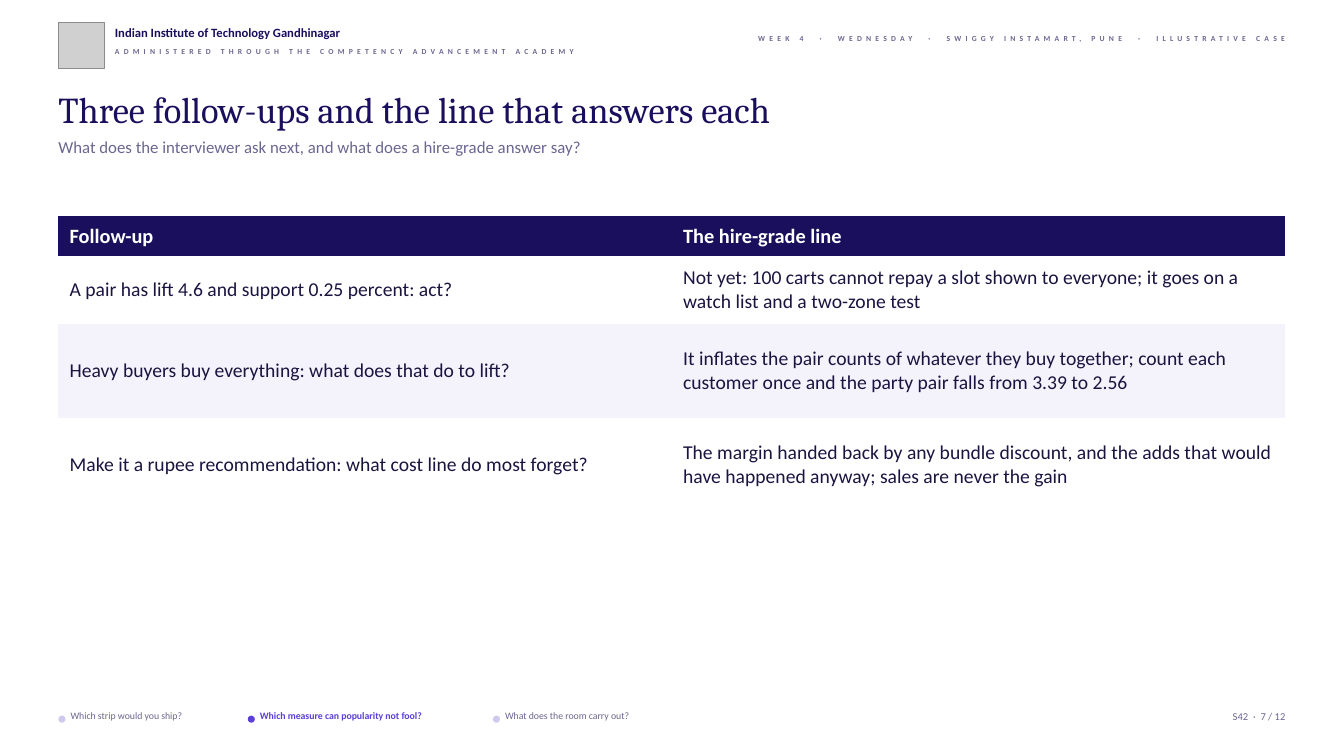
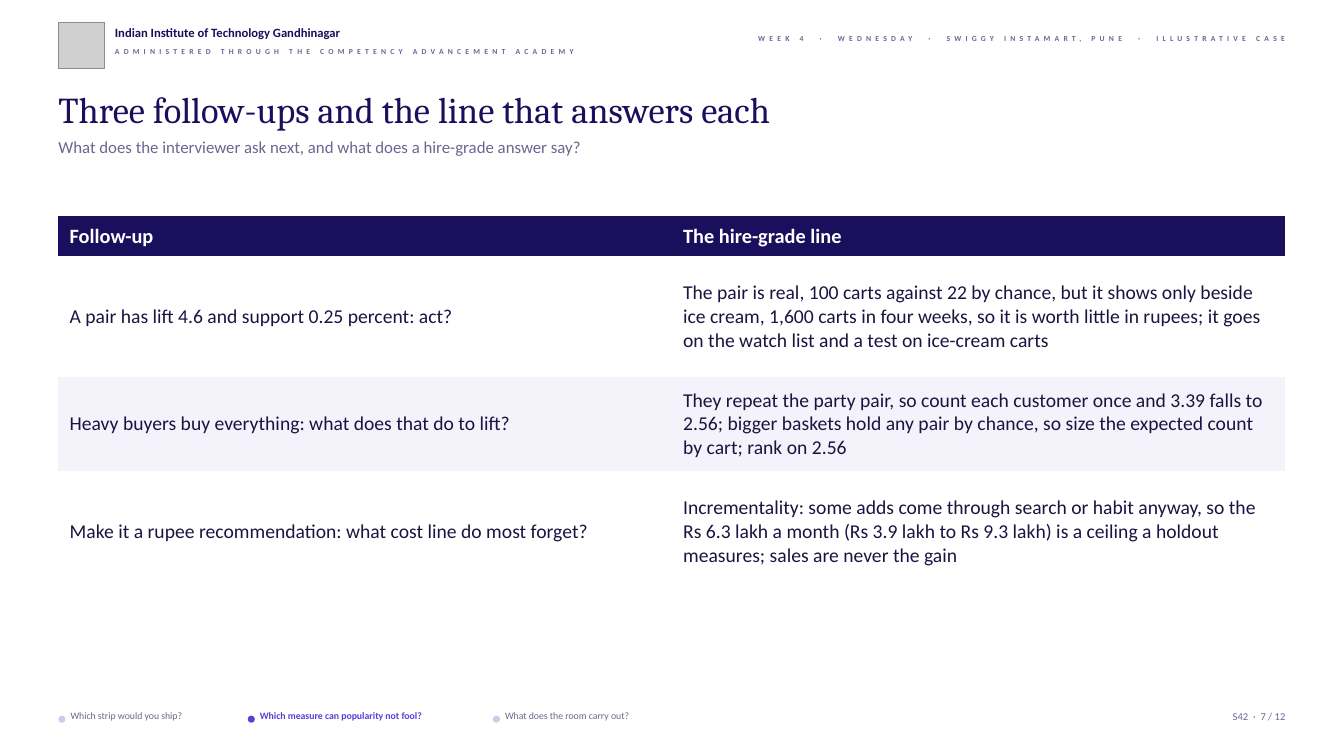
Before and after one commit to fde-academy-lab/c2-content-factory, a slide deck: slide 7 of content/W04/D3/slides/C2_W04_D03_half2_STUDENT.pptx. Drawn at 1344x756 pixels with LibreOffice and Linux fonts; fonts in the diff are those of the drawing; grey boxes stand for pictures; background and template pictures are left out. Boxes give left, top, right and bottom in pixels: in the first picture for what was removed or moved away, otherwise in the second. Text is boxed around its words. In the diff, an @@ line names an element or a change of style, - is before the commit and + after.

```diff
--- a/content/W04/D3/slides/C2_W04_D03_half2_STUDENT.pptx
+++ b/content/W04/D3/slides/C2_W04_D03_half2_STUDENT.pptx
@@ table at box(58, 216, 1287, 592) @@
-row 2, column 2: Not yet: 100 carts cannot repay a slot shown to everyone; it goes on a watch list and a two-zone test
+row 2, column 2: The pair is real, 100 carts against 22 by chance, but it shows only beside ice cream, 1,600 carts in four weeks, so it is worth little in rupees; it goes on the watch list and a test on ice-cream carts
-row 3, column 2: It inflates the pair counts of whatever they buy together; count each customer once and the party pair falls from 3.39 to 2.56
+row 3, column 2: They repeat the party pair, so count each customer once and 3.39 falls to 2.56; bigger baskets hold any pair by chance, so size the expected count by cart; rank on 2.56
-row 4, column 2: The margin handed back by any bundle discount, and the adds that would have happened anyway; sales are never the gain
+row 4, column 2: Incrementality: some adds come through search or habit anyway, so the Rs 6.3 lakh a month (Rs 3.9 lakh to Rs 9.3 lakh) is a ceiling a holdout measures; sales are never the gain
```
Also in this commit, not shown: 8 other slides changed, 5 other files.
